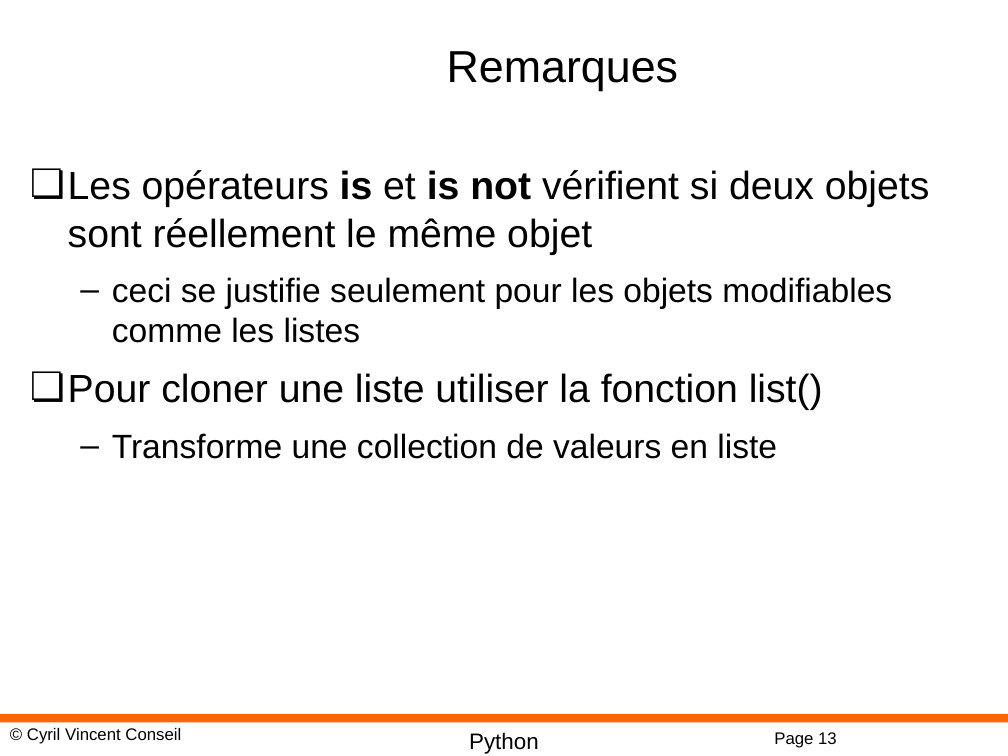
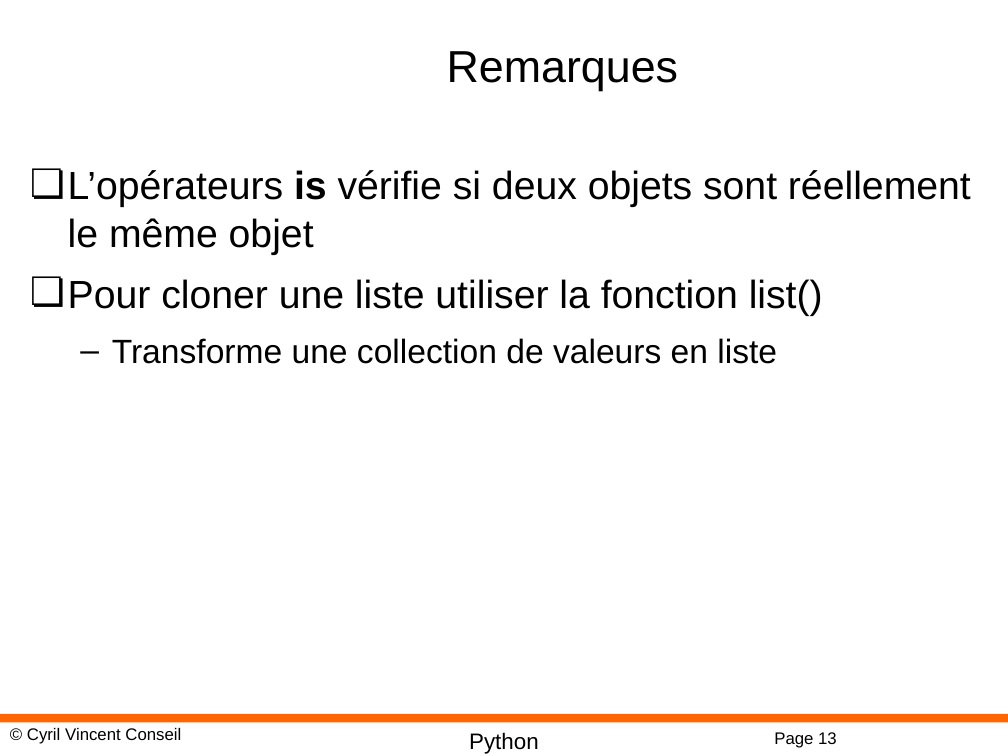
Before and after one commit to cyrilvincent/python, a slide deck: slide 13 of ppt/Python07-ComplexTypes.pptx. Drawn at 1008x756 pixels with LibreOffice and Linux fonts; fonts in the diff are those of the drawing; background and template pictures are left out. Boxes give left, top, right and bottom in pixels: in the first picture for what was removed or moved away, otherwise in the second. Text is boxed around its words. In the diff, an @@ line names an element or a change of style, - is before the commit and + after.

```diff
--- a/ppt/Python07-ComplexTypes.pptx
+++ b/ppt/Python07-ComplexTypes.pptx
@@ text at [68,170,971,255]: text changed @@
-❏ Les opérateurs is et is not vérifient si deux objets sont réellement le même objet
-  – ceci se justifie seulement pour les objets modifiables comme les listes
+❏ L’opérateurs is vérifie si deux objets sont réellement le même objet
```
Also in this commit, not shown: 2 other files.
